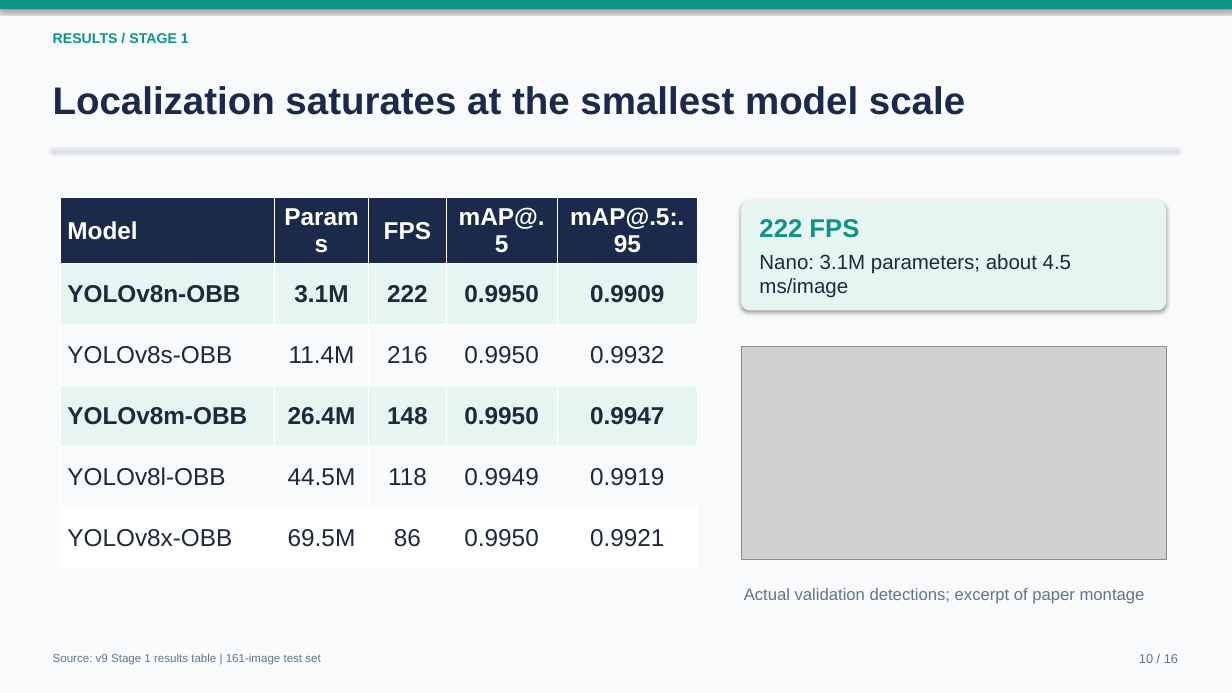
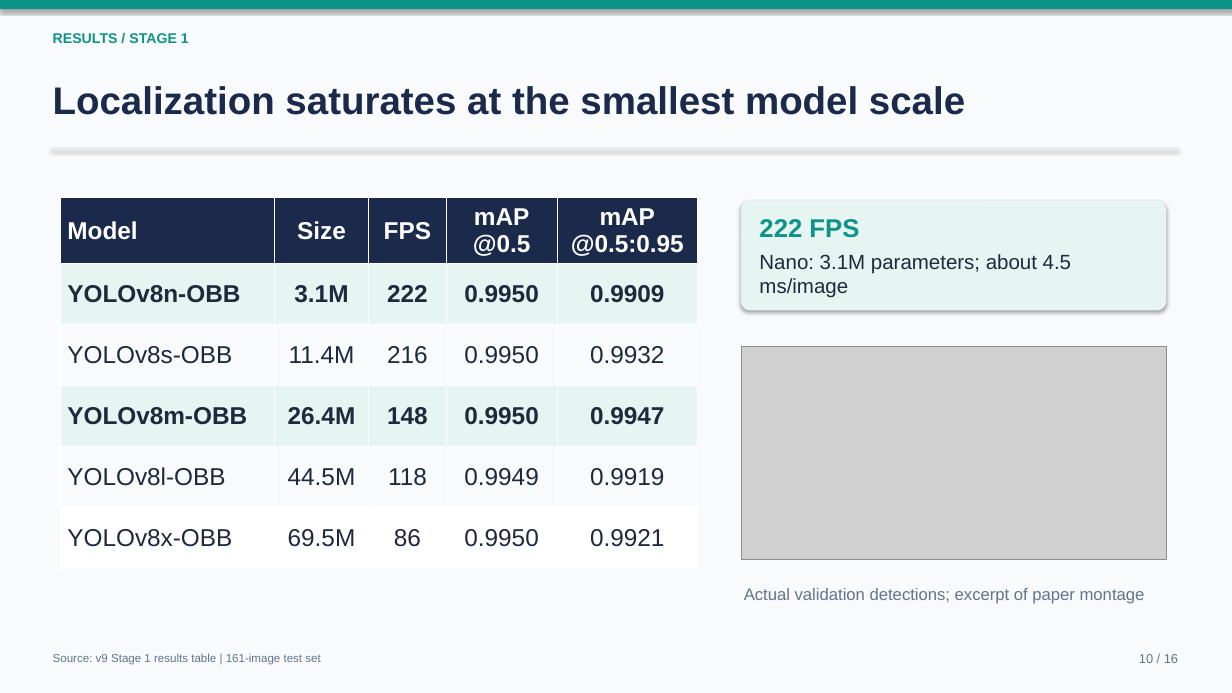
Before and after one commit to RAJWARDHAN-B/SolarVortex, a slide deck: slide 10 of presentation.pptx. Drawn at 1232x693 pixels with LibreOffice and Linux fonts; fonts in the diff are those of the drawing; grey boxes stand for pictures. Boxes give left, top, right and bottom in pixels: in the first picture for what was removed or moved away, otherwise in the second. Text is boxed around its words. In the diff, an @@ line names an element or a change of style, - is before the commit and + after.

```diff
--- a/presentation.pptx
+++ b/presentation.pptx
@@ table at [60, 198, 698, 564] @@
-row 1: Model | Params | FPS | mAP@.5 | mAP@.5:.95
+row 1: Model | Size | FPS | mAP / @0.5 | mAP / @0.5:0.95
```
Also in this commit, not shown: 2 other slides changed, 1 other file.
